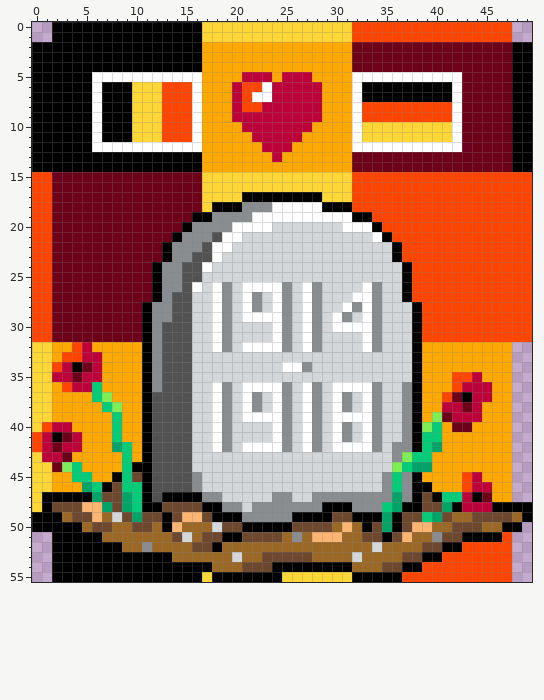
A pixel-art sprite gets an edit: images/grabstein.png. The picture above is the old version.
The file is 50x56 pixels. Colours within 5 levels of each other are drawn and written as one.
Now the later version:
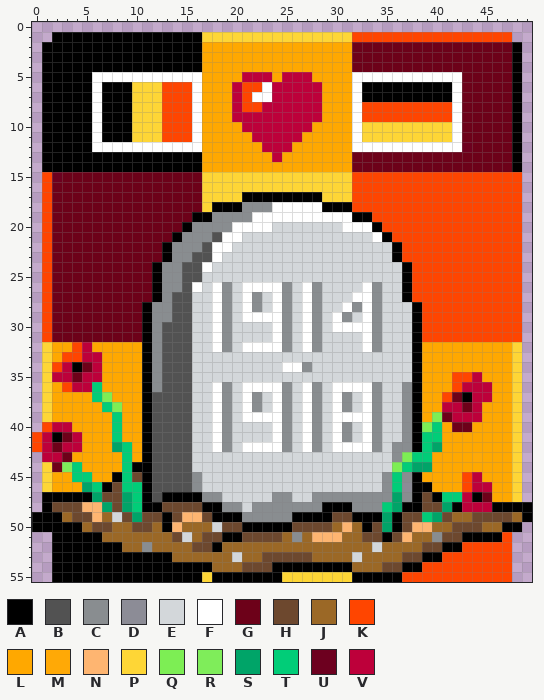
Palette (. is transparent): A #000000  B #525252  C #898d90  D #8c8c96  E #d3d7da  F #ffffff  G #6d0119  H #6d482e  J #9b6826  K #ff4500  L #ffa800  M #ffa906  N #feb571  P #fed636  Q #7dee54  R #7fed5a  S #00a468  T #01cd78  U #6d001f  V #bd003a
Edits made:
Colour P is added in rows 32 to 47 at x 48.
Colour A is removed in row 0 at x 2 to 16; in rows 2 to 14 at x 0 and 49.
Colour K is removed in row 0 at x 32 to 47; in rows 15 to 31 at x 0 and 49.
Colour P is removed in row 0 at x 17 to 31; in rows 32 to 40 at x 0; in rows 43 to 48 at x 0.
Boxes around the changes in both pictures, in picture pixels (x1, y1, x2, y2):
changed: (32, 22, 532, 512)
